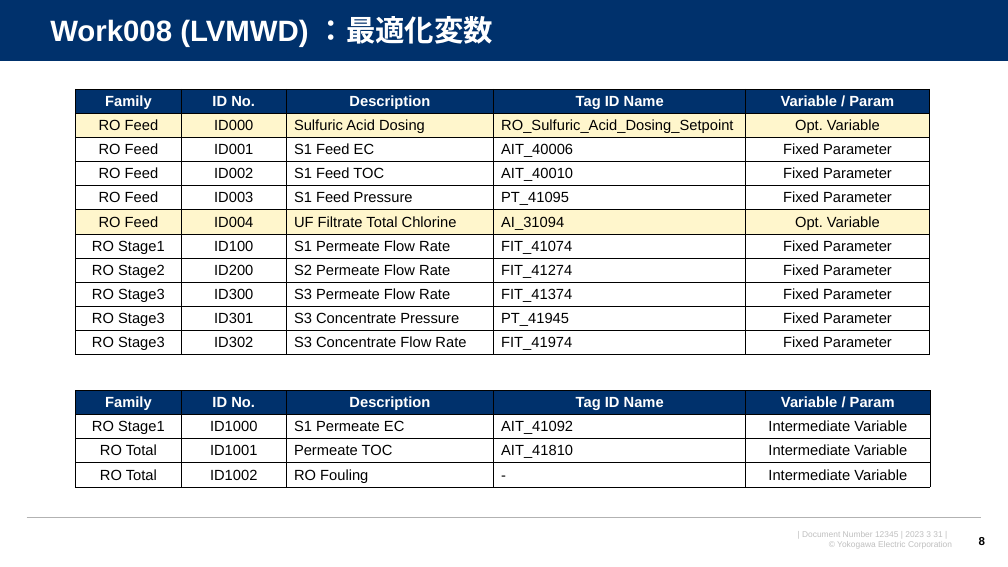
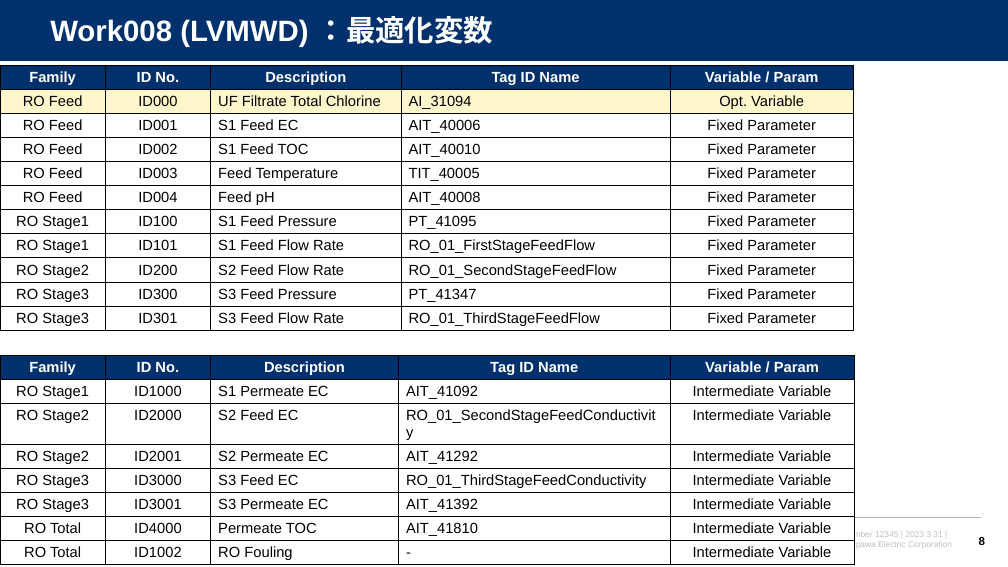
Before and after one commit to watarukumagai-git/opt, a slide deck: slide 8 of Reuse_Water/QR3_figures.pptx. Drawn at 1008x567 pixels with LibreOffice and Linux fonts; fonts in the diff are those of the drawing; background and template pictures are left out. Boxes give left, top, right and bottom in pixels: in the first picture for what was removed or moved away, otherwise in the second. Text is boxed around its words. In the diff, an @@ line names an element or a change of style, - is before the commit and + after.

```diff
--- a/Reuse_Water/QR3_figures.pptx
+++ b/Reuse_Water/QR3_figures.pptx
@@ table at [0,65,853,343] @@
-row 2, column 3: Sulfuric Acid Dosing
+row 2, column 3: UF Filtrate Total Chlorine
-row 2, column 4: RO_Sulfuric_Acid_Dosing_Setpoint
+row 2, column 4: AI_31094
-row 5, column 3: S1 Feed Pressure
+row 5, column 3: Feed Temperature
-row 5, column 4: PT_41095
+row 5, column 4: TIT_40005
-row 6: RO Feed | ID004 | UF Filtrate Total Chlorine | AI_31094 | Opt. Variable
+row 6: RO Feed | ID004 | Feed pH | AIT_40008 | Fixed Parameter
-row 7, column 3: S1 Permeate Flow Rate
+row 7, column 3: S1 Feed Pressure
-row 7, column 4: FIT_41074
+row 7, column 4: PT_41095
-row 8: RO Stage2 | ID200 | S2 Permeate Flow Rate | FIT_41274 | Fixed Parameter
+row 8: RO Stage1 | ID101 | S1 Feed Flow Rate | RO_01_FirstStageFeedFlow | Fixed Parameter
-row 9: RO Stage3 | ID300 | S3 Permeate Flow Rate | FIT_41374 | Fixed Parameter
+row 9: RO Stage2 | ID200 | S2 Feed Flow Rate | RO_01_SecondStageFeedFlow | Fixed Parameter
-row 10: RO Stage3 | ID301 | S3 Concentrate Pressure | PT_41945 | Fixed Parameter
+row 10: RO Stage3 | ID300 | S3 Feed Pressure | PT_41347 | Fixed Parameter
-row 11: RO Stage3 | ID302 | S3 Concentrate Flow Rate | FIT_41974 | Fixed Parameter
+row 11: RO Stage3 | ID301 | S3 Feed Flow Rate | RO_01_ThirdStageFeedFlow | Fixed Parameter
@@ fill #FFF6CC to none in row 6 @@
@@ table: place and size @@
-table at [76,89,929,367]
+table at [0,65,853,343]
@@ table at [0,355,853,564] @@
-row 3: RO Total | ID1001 | Permeate TOC | AIT_41810 | Intermediate Variable
+row 3: RO Stage2 | ID2000 | S2 Feed EC | RO_01_SecondStageFeedConductivity | Intermediate Variable
+row 4: RO Stage2 | ID2001 | S2 Permeate EC | AIT_41292 | Intermediate Variable
+row 5: RO Stage3 | ID3000 | S3 Feed EC | RO_01_ThirdStageFeedConductivity | Intermediate Variable
+row 6: RO Stage3 | ID3001 | S3 Permeate EC | AIT_41392 | Intermediate Variable
+row 7: RO Total | ID4000 | Permeate TOC | AIT_41810 | Intermediate Variable
@@ table: place and size @@
-table at [76,391,929,492]
+table at [0,355,853,564]
```
